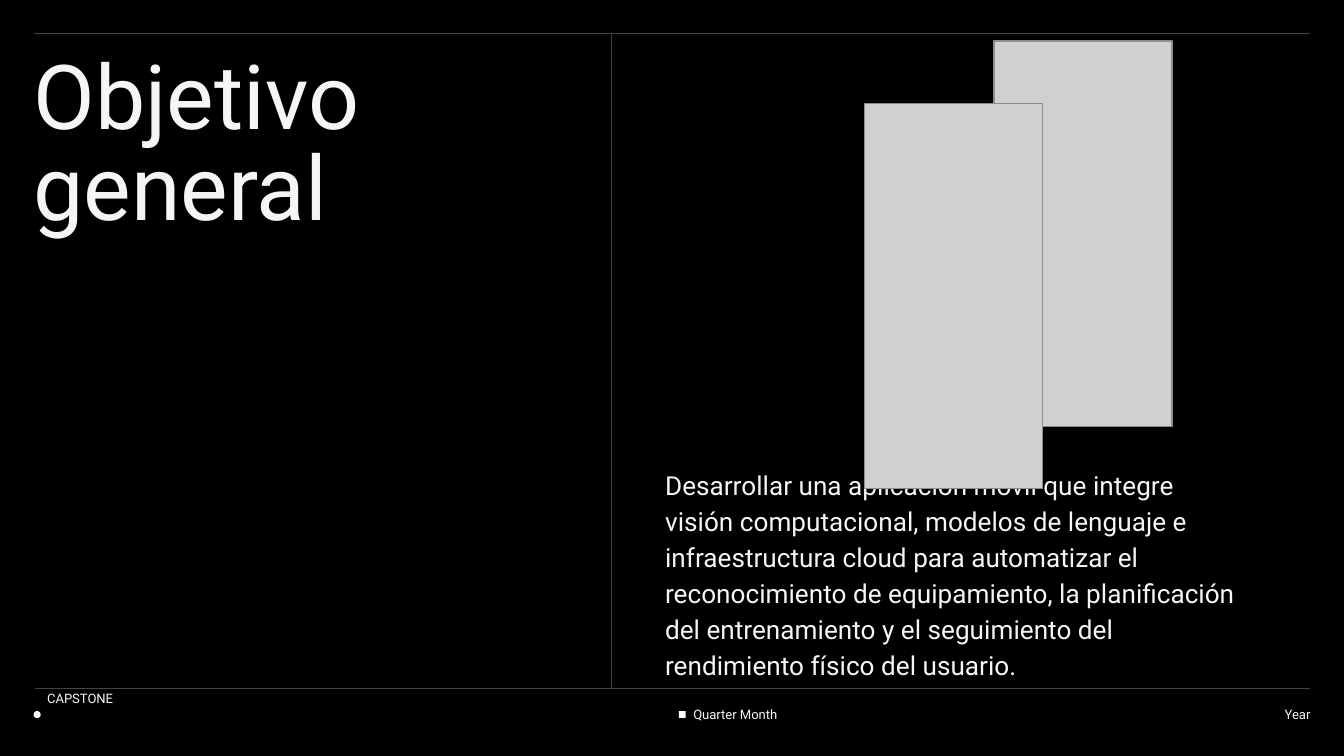
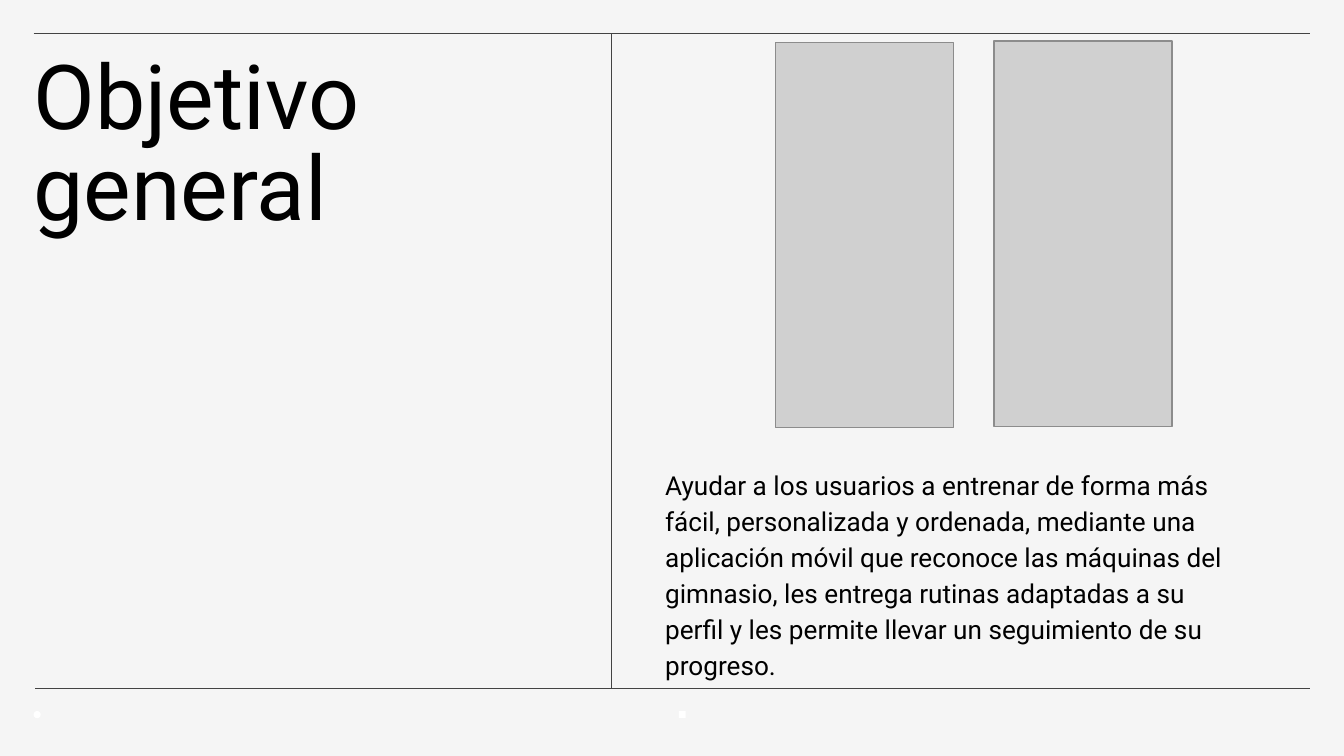
Before and after one commit to daniace1/capstone, a slide deck: slide 3 of Fase 2/Copia de Presentación Proyecto V2 (1).pptx. Drawn at 1344x756 pixels with LibreOffice and Linux fonts; fonts in the diff are those of the drawing; grey boxes stand for pictures. Boxes give left, top, right and bottom in pixels: in the first picture for what was removed or moved away, otherwise in the second. Text is boxed around its words. In the diff, an @@ line names an element or a change of style, - is before the commit and + after.

```diff
--- a/Fase 2/Copia de Presentación Proyecto V2 (1).pptx
+++ b/Fase 2/Copia de Presentación Proyecto V2 (1).pptx
@@ background #000000 to #F5F5F5 @@
@@ title "Objetivo general" at [34, 61, 360, 239]: text colour #F5F5F5 to #000000 @@
@@ picture: place and size @@
-picture at [864, 103, 1042, 489]
+picture at [775, 43, 953, 429]
@@ subtitle at [665, 475, 1222, 681]: text changed; text colour #F5F5F5 to #000000 @@
-Desarrollar una aplicación móvil que integre visión computacional, modelos de lenguaje e infraestructura cloud para automatizar el reconocimiento de equipamiento, la planificación del entrenamiento y el seguimiento del rendimiento físico del usuario.
+Ayudar a los usuarios a entrenar de forma más fácil, personalizada y ordenada, mediante una aplicación móvil que reconoce las máquinas del gimnasio, les entrega rutinas adaptadas a su perfil y les permite llevar un seguimiento de su progreso.
@@ subtitle removed at [47, 693, 113, 703] @@
-CAPSTONE
@@ subtitle removed at [693, 709, 777, 721] @@
-Quarter Month
@@ subtitle removed at [1285, 709, 1311, 719] @@
-Year
```
Also in this commit, not shown: 9 other slides changed, 1 slide removed.
